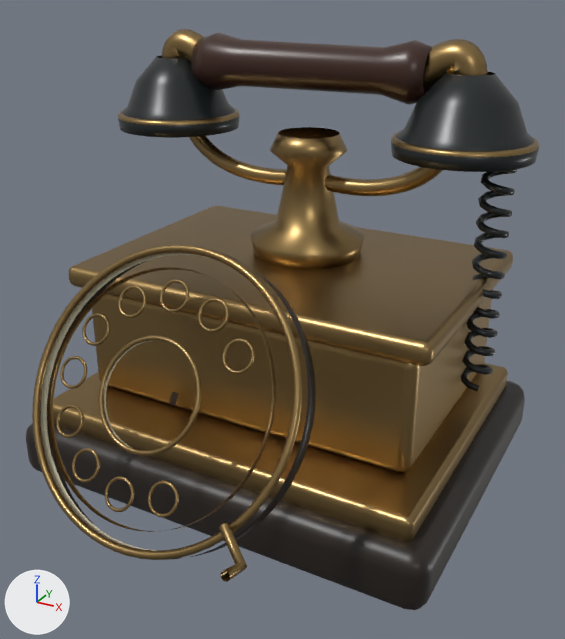
One commit to the FBX model Assets/Models/GrandStudy/Models/Telephone.fbx: the scene before it, then after it.
Before and after are seen from a 50 mm camera at (0.257, -0.473, 0.35) aimed at (0.021, -0.044, 0.135). The axes (+X, +Y, +Z) are drawn at lower left. The lights are the same throughout. The first picture is the older version. Where no turn or scale is listed for an object, it has been applied to the vertices.

Objects in the first picture: 'Braided receiver cable.001', 'Brass lower step.001', 'Case shoulder.001', 'Central receiver pedestal.001', 'Dial backing.001', 'Dial outer brass lip.001', 'Ebonised telephone foot.001', 'Receiver bell housing.002', 'Receiver bell housing.003', 'Receiver wood grip.001', 'Rotating dial plate.001', 'Telephone enclosed case.001' and 20 more.
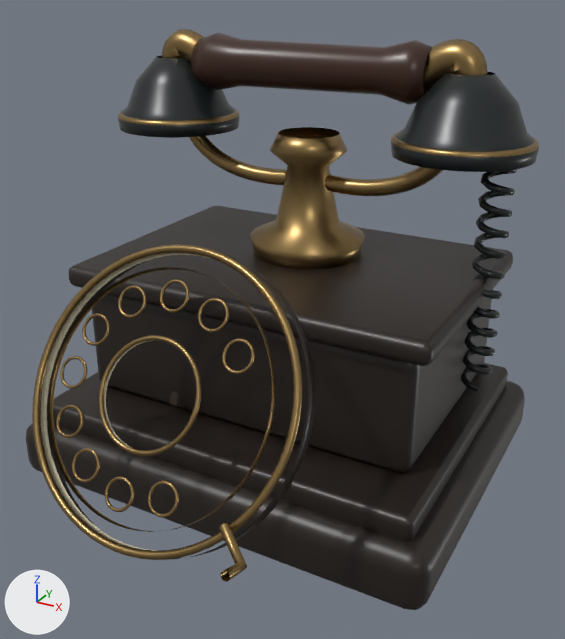
Diff of the bpy script that builds the scene:
```diff
--- a/Assets/Models/GrandStudy/Models/Telephone.fbx.py
+++ b/Assets/Models/GrandStudy/Models/Telephone.fbx.py
@@ me_case_shoulder_002 @@
 me_case_shoulder_002.from_pydata(...)  # 96 vertices, 98 faces; spans x -0.138..0.138, y -0.082..0.114, z 0.142..0.158
-me_case_shoulder_002.materials.append(mat_brass)  # brown #9b8155
+me_case_shoulder_002.materials.append(mat_dark_wood)  # black #241d18
@@ me_brass_lower_step_002 @@
 me_brass_lower_step_002.from_pydata(...)  # 96 vertices, 98 faces; spans x -0.145..0.145, y -0.113..0.114, z 0.04..0.06
-me_brass_lower_step_002.materials.append(mat_brass)  # brown #9b8155
+me_brass_lower_step_002.materials.append(mat_dark_wood)  # black #241d18
@@ me_telephone_enclosed_case_002 @@
 me_telephone_enclosed_case_002.from_pydata(...)  # 96 vertices, 98 faces; spans x -0.127..0.127, y -0.074..0.107, z 0.059..0.143
-me_telephone_enclosed_case_002.materials.append(mat_brass)  # brown #9b8155
+me_telephone_enclosed_case_002.materials.append(mat_dark_wood)  # black #241d18
```

Boxes (x1, y1, x2, y2) around the edits, measured in the pictures (565 x 639 px):
'Telephone enclosed case.001', recoloured (brown to black): (92, 294, 492, 472) in both
'Case shoulder.001', recoloured (brown to black): (68, 206, 513, 366) in both
'Brass lower step.001', recoloured (brown to black): (53, 363, 508, 542) in both
